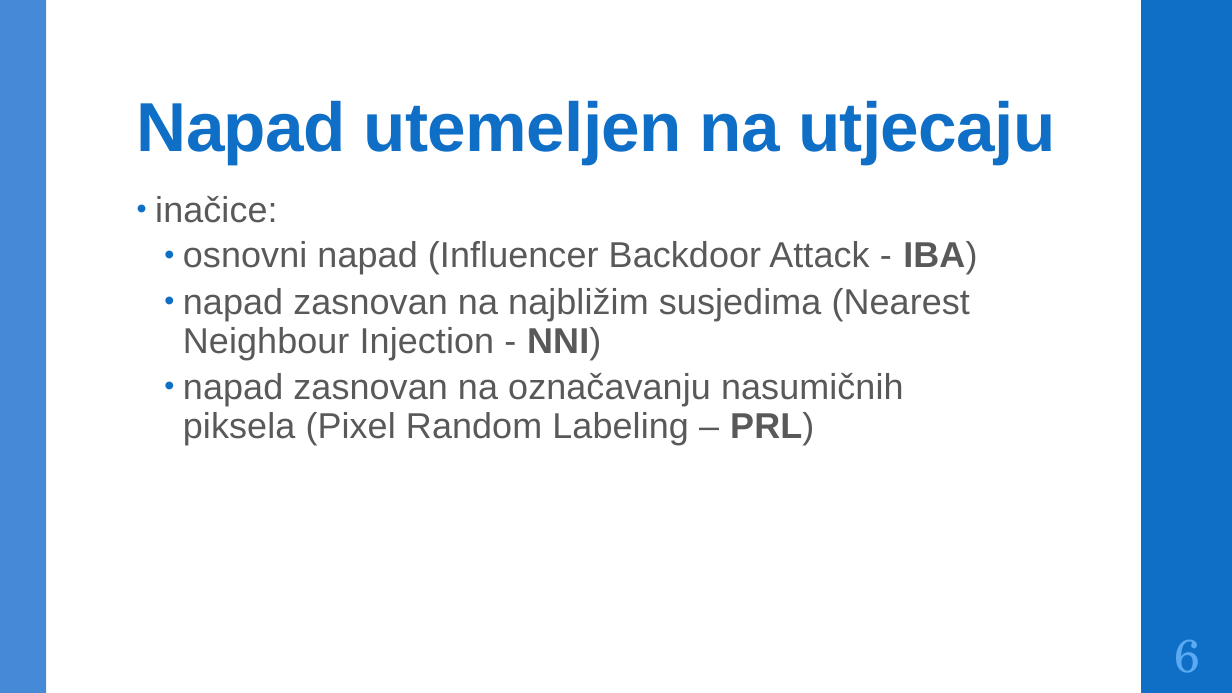
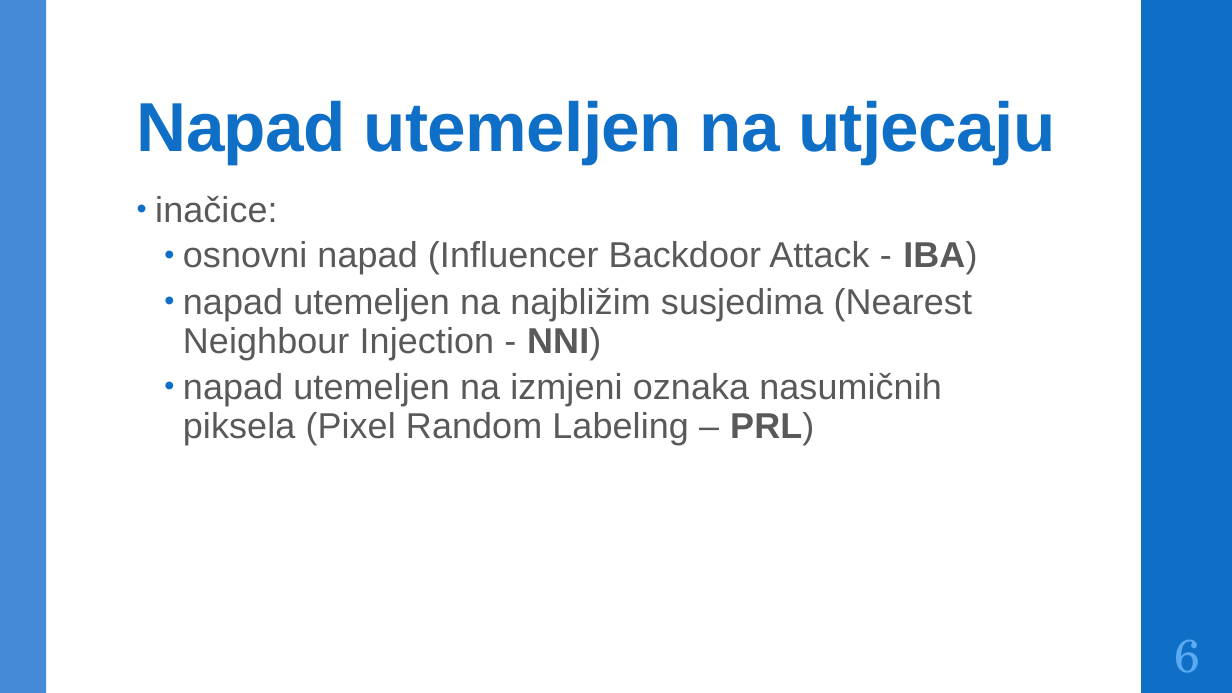
Before and after one commit to DomJamb/Seminar, a slide deck: slide 7 of Dokumentacija/Prezentacija/Trojanski napadi na modele za semantičku segmentaciju.pptx. Drawn at 1232x693 pixels with LibreOffice and Linux fonts; fonts in the diff are those of the drawing. Boxes give left, top, right and bottom in pixels: in the first picture for what was removed or moved away, otherwise in the second. Text is boxed around its words. In the diff, an @@ line names an element or a change of style, - is before the commit and + after.

```diff
--- a/Dokumentacija/Prezentacija/Trojanski napadi na modele za semantičku segmentaciju.pptx
+++ b/Dokumentacija/Prezentacija/Trojanski napadi na modele za semantičku segmentaciju.pptx
@@ text at <box>183,288,972,445</box>: text changed @@
-• napad zasnovan na najbližim susjedima (Nearest Neighbour Injection - NNI)
-• napad zasnovan na označavanju nasumičnih piksela (Pixel Random Labeling – PRL)
+• napad utemeljen na najbližim susjedima (Nearest Neighbour Injection - NNI)
+• napad utemeljen na izmjeni oznaka nasumičnih piksela (Pixel Random Labeling – PRL)
```
Also in this commit, not shown: 7 other slides changed, 1 other file.
